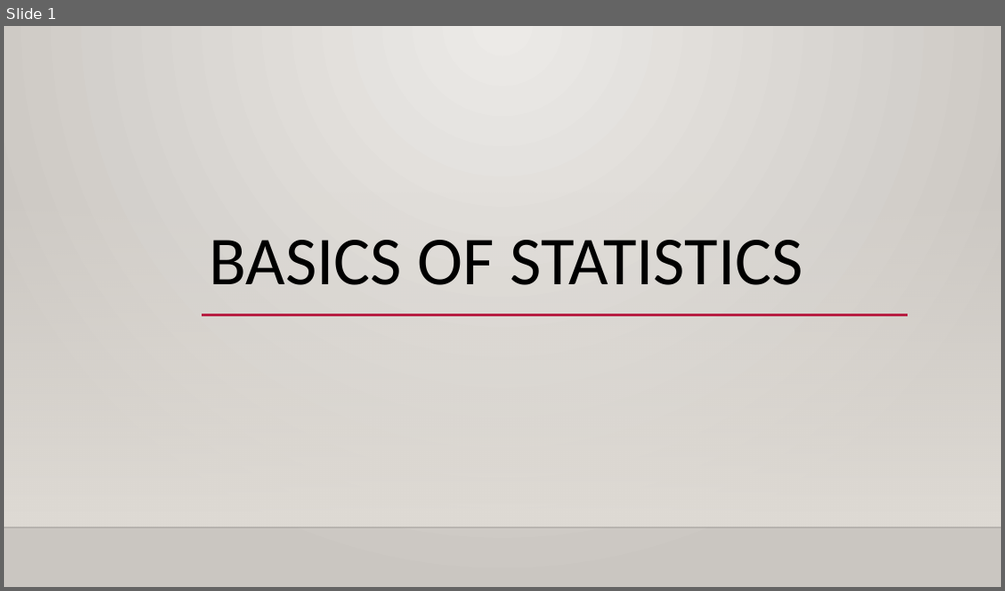
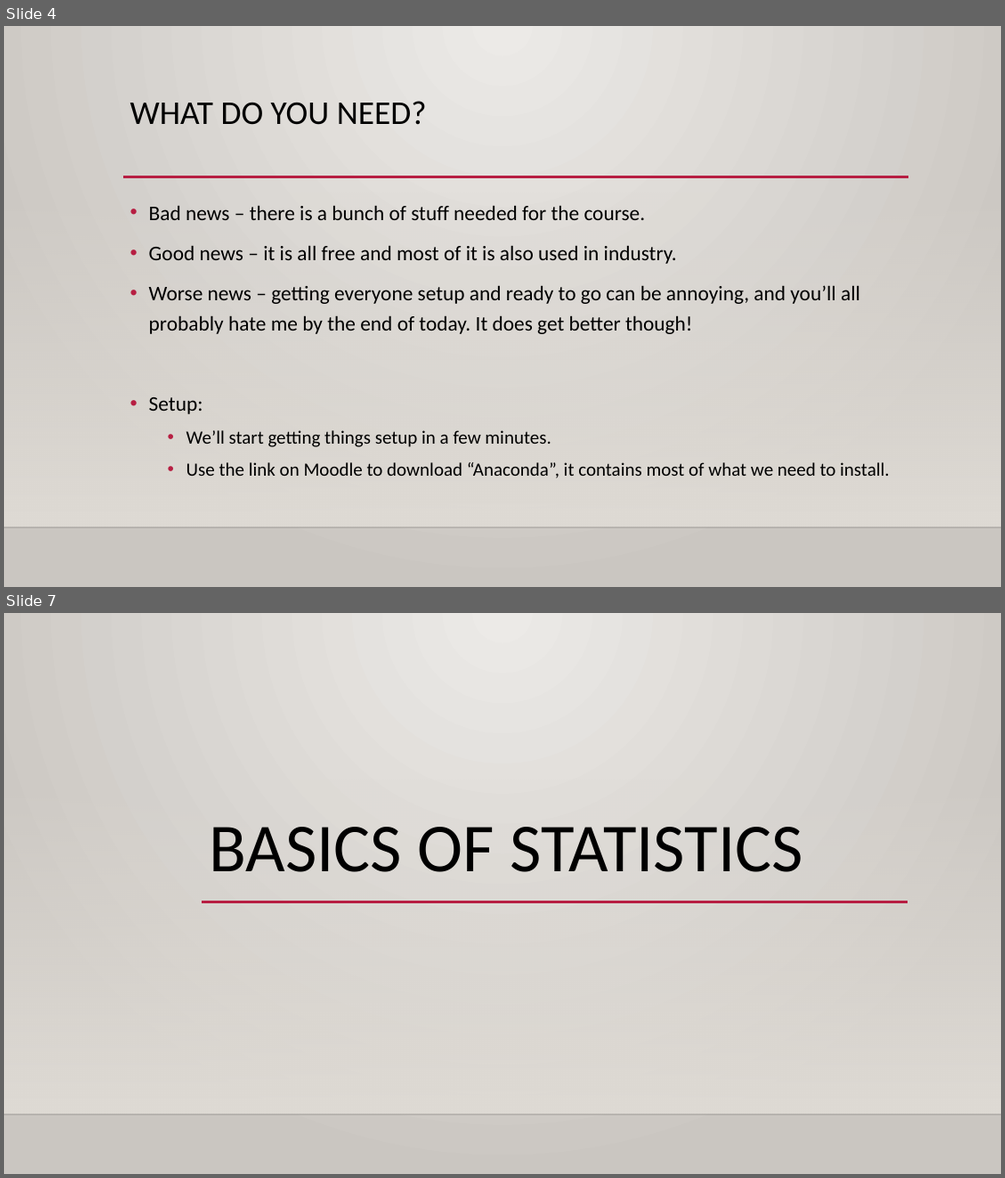
Before and after one commit to AkeemSemper/Basic_Stats_in_Python_Student_Workbooks, a slide deck: reference_material/slides/001_Basic_Stats.pptx. Shown one above the other, each under a label of ours: slide 1 before the commit, slides 4 and 7 after it; the slides between them are not shown. The pictures are 1005x591 and 1005x1178 pixels, drawn with LibreOffice and Linux fonts; fonts in the diff are those of the drawing; background and template pictures are left out. Boxes give left, top, right and bottom in pixels: in the first picture for what was removed or moved away, otherwise in the second. Text is boxed around its words. In the diff, an @@ line names an element or a change of style, - is before the commit and + after.

```diff
--- a/reference_material/slides/001_Basic_Stats.pptx
+++ b/reference_material/slides/001_Basic_Stats.pptx
@@ slide 4 added at (4,26,1001,587), background gradient #ECEAE7 to #CAC7C1; not listed: 2 template elements that a slide beside it also shows @@
@@ title added at (130,101,427,125), 32 pt, text #000000 @@
+WHAT DO YOU NEED?
@@ line added from (123, 177) to (909, 177), #B71E42 2.5 pt @@
@@ text added at (149,205,890,478), 20 pt, text #000000 @@
+• Bad news – there is a bunch of stuff needed for the course.
+• Good news – it is all free and most of it is also used in industry.
+• Worse news – getting everyone setup and ready to go can be annoying, and you’ll all probably hate me by the end of today. It does get better though!
+• Setup:
+  • We’ll start getting things setup in a few minutes.
+  • Use the link on Moodle to download “Anaconda”, it contains most of what we need to install.
@@ what was slide 1 is now slide 7 @@
```
Also in this commit, not shown: 4 slides changed, 8 other slides added, 9 other files.
